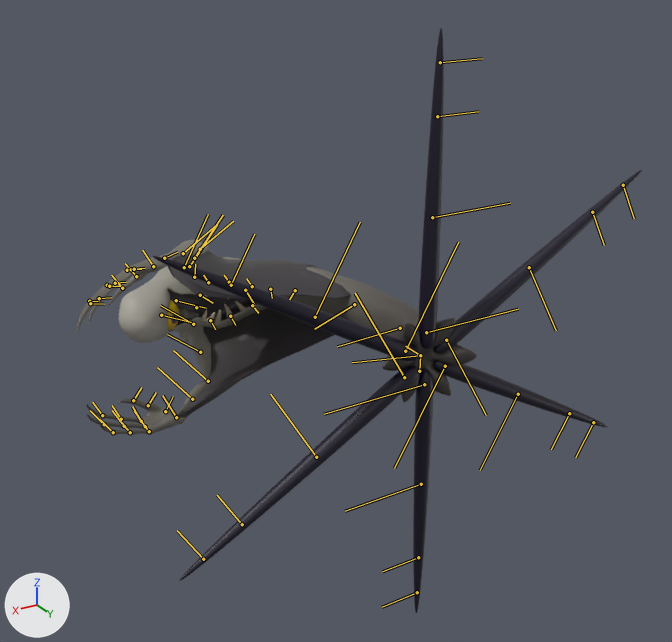
The FBX model The Demon King/Assets/Art/PlayerCharacter/Animations/RayDemon/A_RayDemon_Evolve.fbx as it was, and as the next commit left it.
Both versions are drawn from a 50 mm camera at (2.16, 2.9, 1.78) aimed at (0.1, -0.54, 0.06). Arrows for +X, +Y and +Z are at lower left; the lights stay in place. Both versions are drawn at frame 9 of the action 'Take 001|BaseLayer'; the numbers are the values there. The bones that bend it are drawn over the model as lines.

Objects in the first picture: 'Ray_Arms', 'Ray_Body', 'Ray_Cape', 'Ray_Eye', 'Ray_Legs', 'Ray_Teeth'.
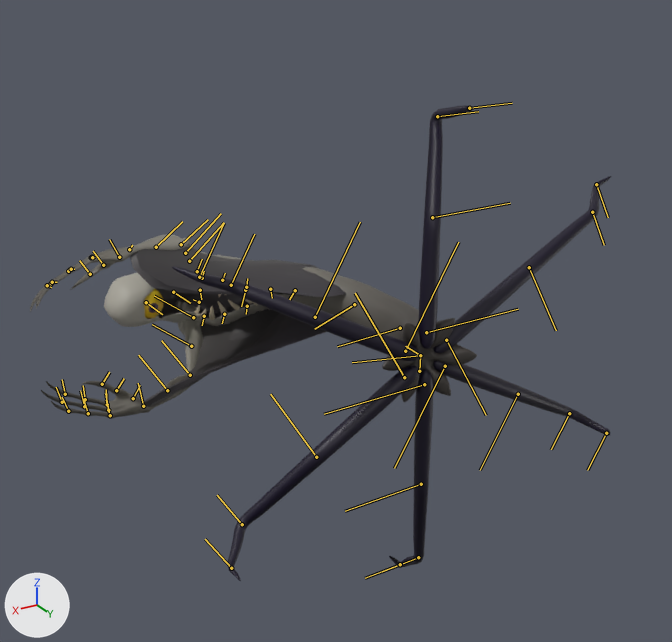
Changed parts and their boxes (x1, y1, x2, y2) in the pictures (672 x 642 px):
'Ray_Legs', posed (10% narrower, 19% shorter): before (153, 28, 642, 613); after (172, 105, 611, 581)
'Ray_Cape', posed (17% wider): before (167, 250, 351, 417); after (130, 246, 346, 407)
'Ray_Body', posed: before (119, 257, 477, 402); after (104, 252, 477, 402)
'Ray_Arms', posed (29% wider): before (77, 240, 211, 435); after (30, 234, 203, 419)
'Ray_Eye', posed: before (167, 300, 180, 330); after (144, 289, 163, 318)
'Ray_Teeth', posed: before (202, 295, 254, 324); after (194, 294, 258, 320)
bone 'RayBind_spine6_JNT', root to tip: before (245, 290) to (255, 305); after (245, 290) to (241, 306)
bone 'RayBind_neck_JNT', root to tip: before (200, 295) to (213, 303); after (200, 290) to (201, 299)
bone 'RayBind_tendrilFront4_R_JNT', root to tip: before (203, 559) to (177, 530); after (231, 568) to (205, 539)
bone 'RayBind_tendrilMid4_R_JNT', root to tip: before (417, 592) to (382, 607); after (400, 564) to (365, 578)
bone 'RayBind_tendrilBack4_R_JNT', root to tip: before (593, 422) to (575, 457); after (606, 433) to (587, 470)
bone 'RayBind_tendrilFront4_L_JNT', root to tip: before (184, 267) to (208, 214); after (199, 277) to (224, 223)
bone 'RayBind_tendrilMid4_L_JNT', root to tip: before (440, 62) to (482, 58); after (469, 108) to (512, 103)
bone 'RayBind_tendrilBack4_L_JNT', root to tip: before (623, 185) to (634, 218); after (596, 184) to (608, 217)

The change in detail:
Bone 'RayBind_spine6_JNT' (bone_raybind_spine6_jnt) turns from (0, 0, 7) to (0, 0, -11) degrees about its own x, y and z.
Bone 'RayBind_neck_JNT' (bone_raybind_neck_jnt) turns from (0, 0, 7) to (0, 0, 0) degrees about its own x, y and z.
Bone 'RayBind_tendrilFront3_R_JNT' (bone_raybind_tendrilfront3_r_jnt) turns from (0, 0, 0) to (0, 46, 0) degrees about its own x, y and z.
Bone 'RayBind_tendrilFront4_R_JNT' (bone_raybind_tendrilfront4_r_jnt) turns from (0, 0, 0) to (0, 88, 0) degrees about its own x, y and z.
Bone 'RayBind_tendrilMid3_R_JNT' (bone_raybind_tendrilmid3_r_jnt) turns from (0, 0, 0) to (0, -48, 0) degrees about its own x, y and z.
Bone 'RayBind_tendrilMid4_R_JNT' (bone_raybind_tendrilmid4_r_jnt) turns from (0, 0, 0) to (0, -77, 0) degrees about its own x, y and z.
Bone 'RayBind_tendrilBack3_R_JNT' (bone_raybind_tendrilback3_r_jnt) turns from (0, 0, 0) to (0, 67, 0) degrees about its own x, y and z.
Bone 'RayBind_tendrilBack4_R_JNT' (bone_raybind_tendrilback4_r_jnt) turns from (0, 0, 0) to (0, 126, 0) degrees about its own x, y and z.
Bone 'RayBind_tendrilFront3_L_JNT' (bone_raybind_tendrilfront3_l_jnt) turns from (0, 0, 0) to (0, 26, 0) degrees about its own x, y and z.
Bone 'RayBind_tendrilFront4_L_JNT' (bone_raybind_tendrilfront4_l_jnt) turns from (0, 0, 0) to (0, -65, 0) degrees about its own x, y and z.
Bone 'RayBind_tendrilMid3_L_JNT' (bone_raybind_tendrilmid3_l_jnt) turns from (0, 0, 0) to (0, 72, 0) degrees about its own x, y and z.
Bone 'RayBind_tendrilMid4_L_JNT' (bone_raybind_tendrilmid4_l_jnt) turns from (0, 0, 0) to (0, 163, 0) degrees about its own x, y and z.
Bone 'RayBind_tendrilBack3_L_JNT' (bone_raybind_tendrilback3_l_jnt) turns from (0, 0, 0) to (0, -38, 0) degrees about its own x, y and z.
Bone 'RayBind_tendrilBack4_L_JNT' (bone_raybind_tendrilback4_l_jnt) turns from (0, 0, 0) to (0, 99, 0) degrees about its own x, y and z.
